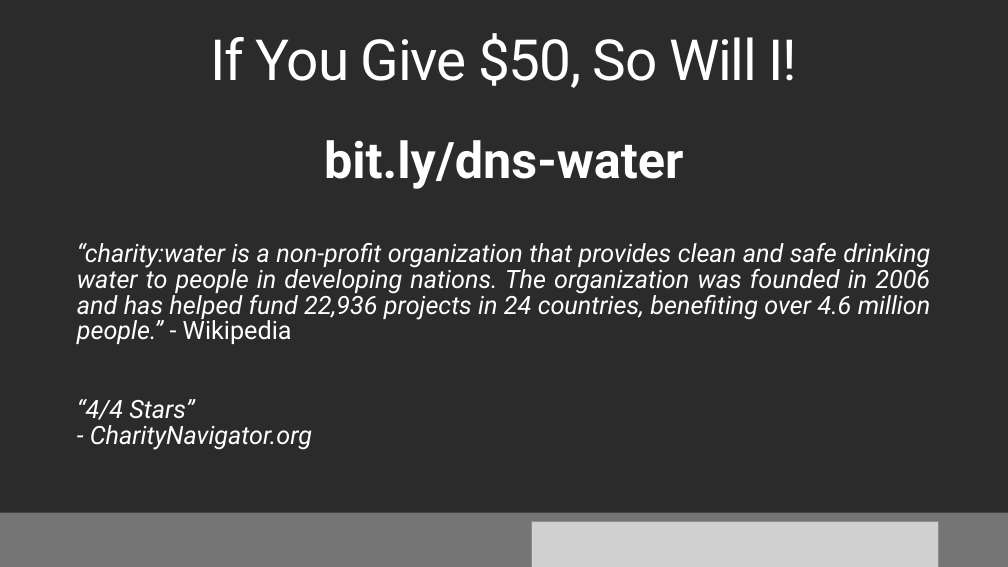
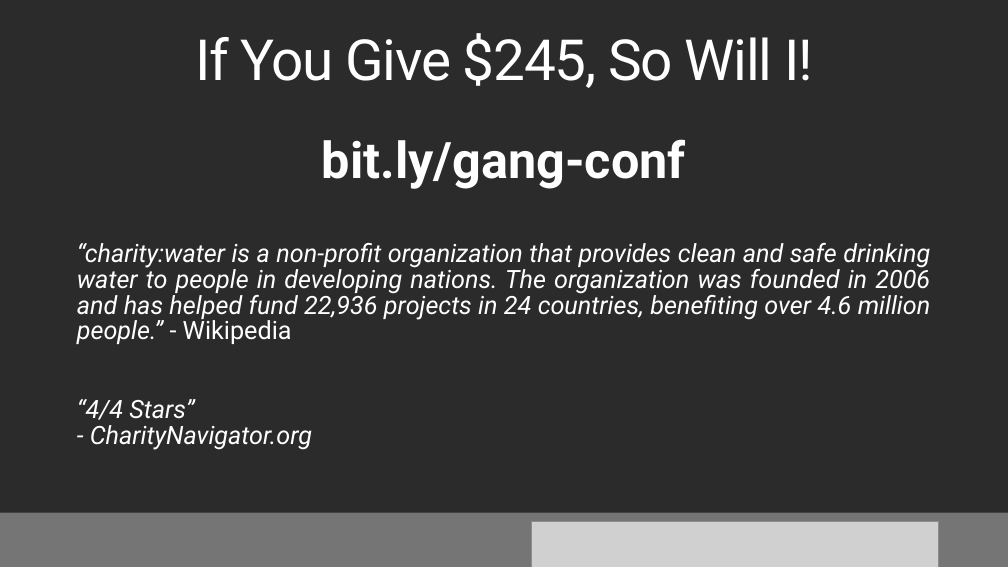
Before and after one commit to jonathantower/dotnet-standard, a slide deck: slide 3 of slides.pptx. Drawn at 1008x567 pixels with LibreOffice and Linux fonts; fonts in the diff are those of the drawing; grey boxes stand for pictures; background and template pictures are left out; a plain dark background stands for a picture behind light text. Boxes give left, top, right and bottom in pixels: in the first picture for what was removed or moved away, otherwise in the second. Text is boxed around its words. In the diff, an @@ line names an element or a change of style, - is before the commit and + after.

```diff
--- a/slides.pptx
+++ b/slides.pptx
@@ title at (195, 33, 813, 88): text changed @@
-If You Give $50, So Will I!
+If You Give $245, So Will I!
@@ text at (322, 139, 686, 189): text changed @@
-bit.ly/dns-water
+bit.ly/gang-conf
```
Also in this commit, not shown: 10 other slides changed, 6 slides added, 2 slides removed, 1 other file.
